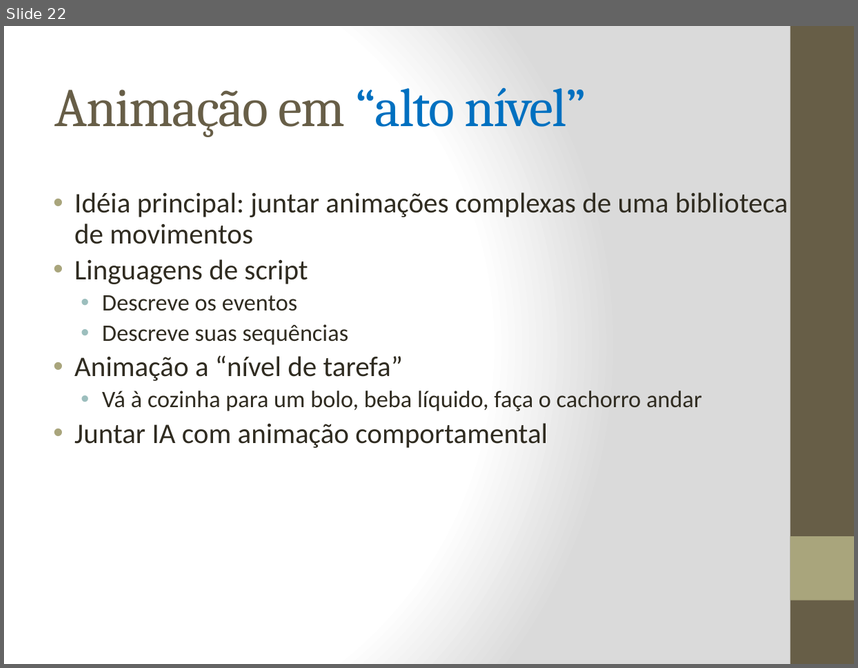
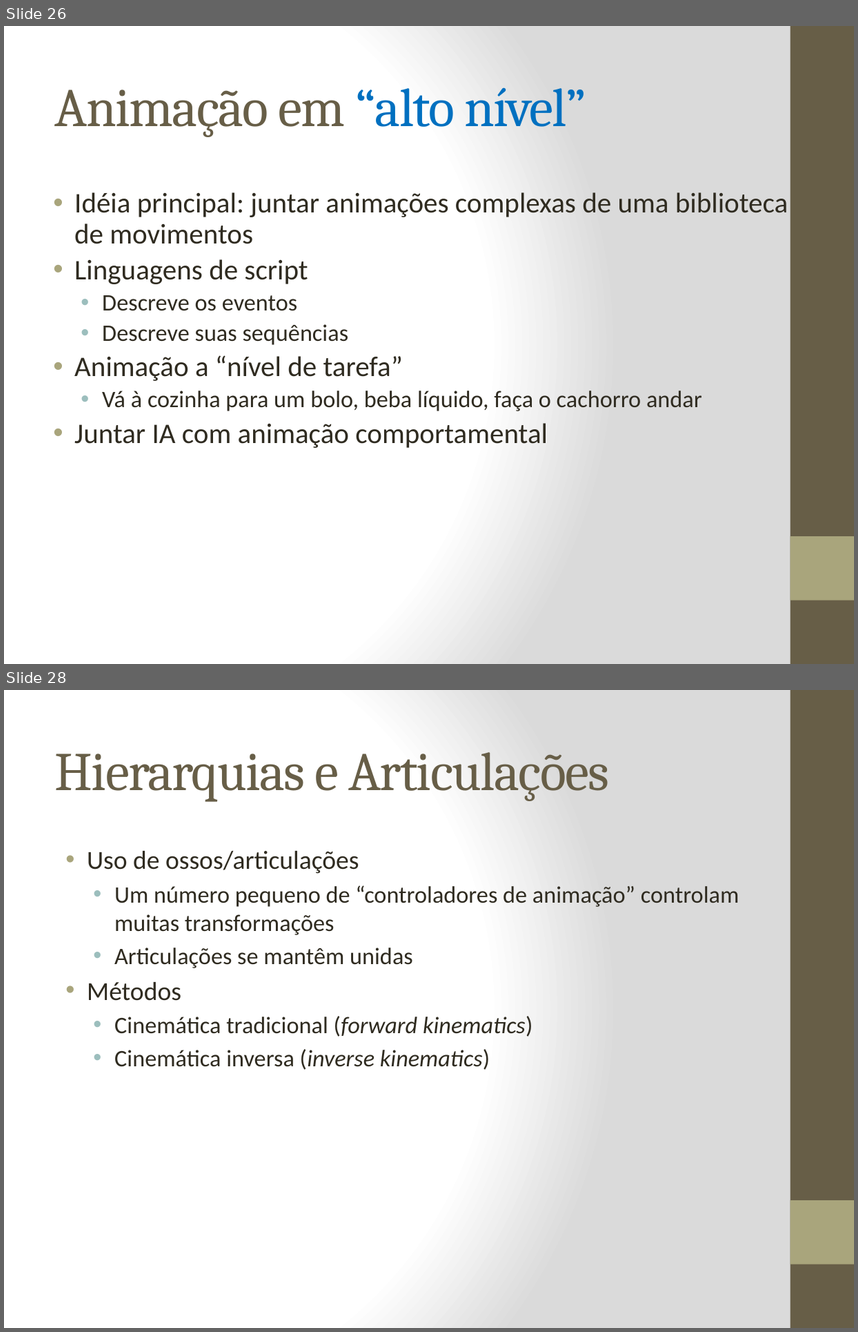
Before and after one commit to fegemo/cefet-cg, a slide deck: attachments/AnimacaoFlavioCoutinho.pptx. Shown one above the other, each under a label of ours: slide 22 before the commit, slides 26 and 28 after it; the slides between them are not shown. The pictures are 858x668 and 858x1332 pixels, drawn with LibreOffice and Linux fonts; fonts in the diff are those of the drawing. Boxes give left, top, right and bottom in pixels: in the first picture for what was removed or moved away, otherwise in the second. Text is boxed around its words. In the diff, an @@ line names an element or a change of style, - is before the commit and + after.

```diff
--- a/attachments/AnimacaoFlavioCoutinho.pptx
+++ b/attachments/AnimacaoFlavioCoutinho.pptx
@@ slide 28 added at <box>4,690,854,1328</box>, background gradient #FFFFFF to #DADADA; not listed: 2 template elements that a slide beside it also shows @@
@@ title added at <box>55,752,609,802</box>, 46 pt, text #675E47 @@
+Hierarquias e Articulações
@@ text added at <box>87,851,740,1069</box>, 20 pt, text #2F2B20 @@
+• Uso de ossos/articulações
+  • Um número pequeno de “controladores de animação” controlam muitas transformações
+  • Articulações se mantêm unidas
+• Métodos
+  • Cinemática tradicional (forward kinematics)
+  • Cinemática inversa (inverse kinematics)
@@ what was slide 22 is now slide 26 @@
```
Also in this commit, not shown: 4 slides changed, 8 other slides added, 10 other files.
